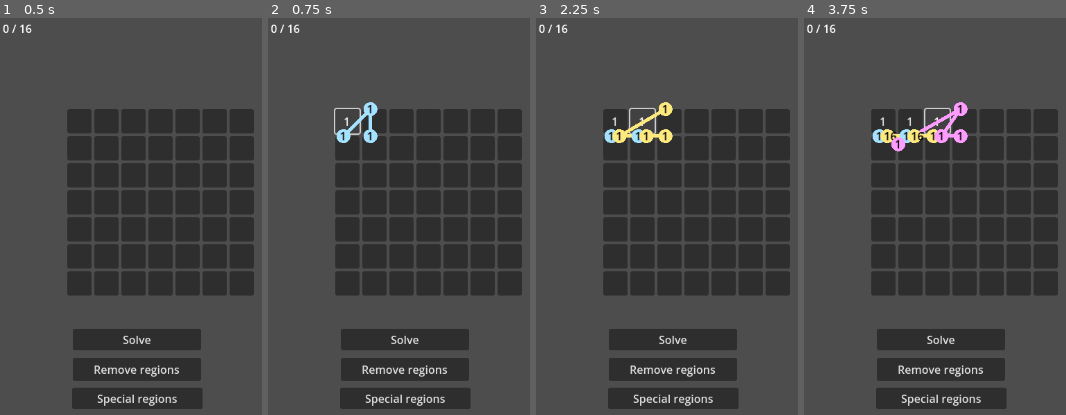
Above: before the commit, frames 1-4 (left to right).
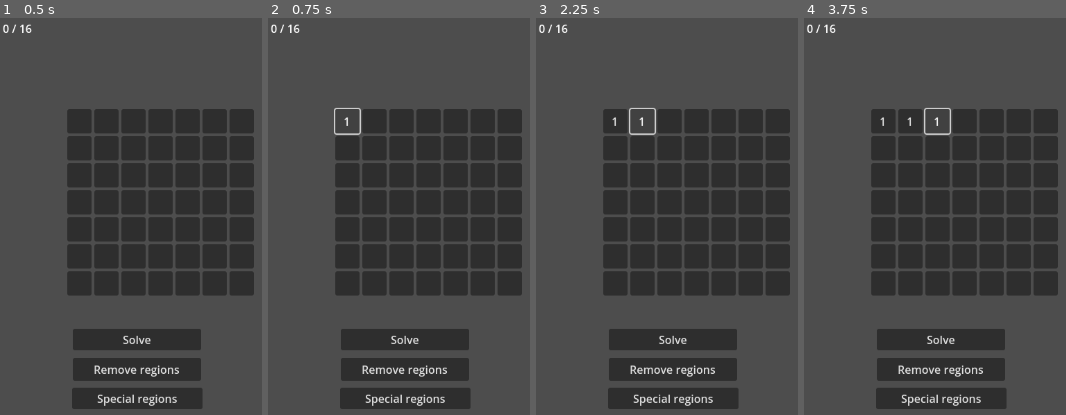
Above: after the commit, the same moments.

Repository: flavia-telcean/minesweedoku
Game: Godot game, scene res://main.tscn
The game is run twice, just before and just after one commit, with the same random seed, the same clock (stepped at 60 frames per second) and the same inputs.
Inputs (mouse positions are in pixels of both pictures, inside the frame that each line leads up to):
- Up to frame 1 (0.5 s): no input
- Up to frame 2 (0.75 s): click (346, 121) at 0.52 s
- Up to frame 3 (2.25 s): click "1" at 1.25 s; click (643, 121) at 2.02 s
- Up to frame 4 (3.75 s): click "1" at 2.75 s; click (937, 121) at 3.52 s

Frame 1 is identical in both runs. In frame 2, 0.6% of the frame differs, in the area x 25-42%, y 21-32%; in frame 3, 1.0%; in frame 4, 1.5%, in the area x 25-63%, y 21-34%.
Error after the commit: Parse Error: Too few arguments for "apply()" call. Expected at least 5 but received 4. (res://Solver.gd:100)

Commit message:
Fix bug where all regions made by a rule were the same object

Diff:
--- a/Solver.gd
+++ b/Solver.gd
@@ -40,7 +40,7 @@
 				assert(false)
 		return a
 
-	func apply(solver : Solver, mine_grid : MineGrid, variables : Dictionary, cells : Array[Cell]):
+	func apply(solver : Solver, mine_grid : MineGrid, variables : Dictionary, cells : Array[Cell], applicationid : int):
 		match(type):
 			Type.None: pass
 			Type.Bomb:
@@ -50,14 +50,14 @@
 				for cell in cells:
 					mine_grid.indexize(mine_grid.reveal, cell.id)
 			Type.NewRegion:
-				var found_regions : Array[Region] = solver.regions.filter(func (x): return x.id == regionid)
+				var found_regions : Array[Region] = solver.regions.filter(func (x): return x.id == hash(applicationid + regionid))
 				assert(len(found_regions) <= 1)
 				if(len(found_regions) == 1):
 					found_regions[0].cells += cells
 					return
 				var region := Region.new()
 				region.cells = cells.duplicate()
-				region.id = regionid
+				region.id = hash(applicationid + regionid)
 				region.formula = regionformula.duplicate()
 				region.formula.replace_variables(variables)
 				solver.new_region(region)
@@ -161,9 +161,10 @@
 		var variables : Dictionary = applies(r1, r2)
 		if(not variables):
 			return
-		region1_action.apply(solver, mine_grid, variables, r1.cells.filter(func (x) : return x not in r2.cells))
-		region2_action.apply(solver, mine_grid, variables, r2.cells.filter(func (x) : return x not in r1.cells))
-		region1x2_action.apply(solver, mine_grid, variables, r1.cells.filter(func (x) : return x in r2.cells))
+		var applicationid : int = randi()
+		region1_action.apply(solver, mine_grid, variables, r1.cells.filter(func (x) : return x not in r2.cells), applicationid)
+		region2_action.apply(solver, mine_grid, variables, r2.cells.filter(func (x) : return x not in r1.cells), applicationid)
+		region1x2_action.apply(solver, mine_grid, variables, r1.cells.filter(func (x) : return x in r2.cells), applicationid)
 
 var parser := Parser.new()
 var rules : Array = []
